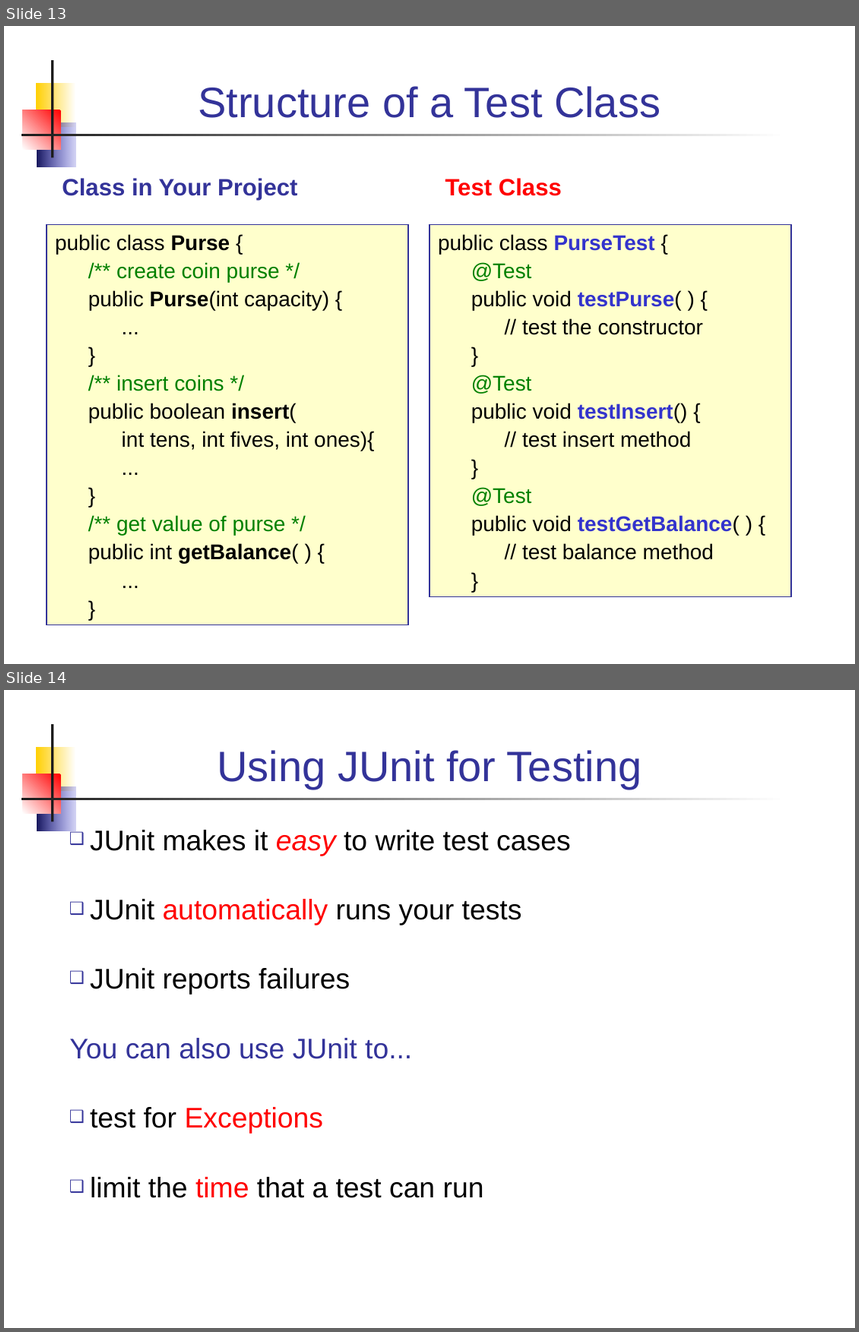
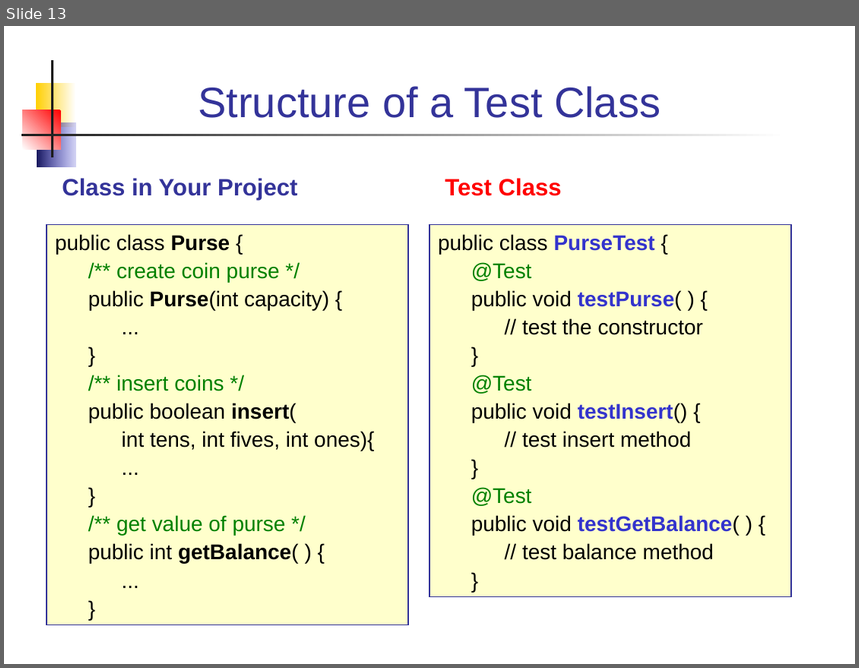
Before and after one commit to skeoop/skeoop.github.io, a slide deck: week10/UnitTesting.ppt. Shown one above the other, each under a label of ours: slides 13 and 14 before the commit, slide 13 after it. The pictures are 859x1332 and 859x668 pixels, drawn with LibreOffice and Linux fonts; fonts in the diff are those of the drawing. Boxes give left, top, right and bottom in pixels: in the first picture for what was removed or moved away, otherwise in the second. Text is boxed around its words. In the diff, an @@ line names an element or a change of style, - is before the commit and + after.

```diff
--- a/week10/UnitTesting.ppt
+++ b/week10/UnitTesting.ppt
@@ slide 14 removed at (x1=4, y1=690, x2=855, y2=1328), background #FFFFFF; not listed: 5 template elements that a slide beside it also shows @@
@@ title removed at (x1=217, y1=750, x2=642, y2=789) @@
-Using JUnit for Testing
@@ text removed at (x1=69, y1=830, x2=571, y2=1198) @@
-❑ JUnit makes it easy to write test cases
-❑ JUnit automatically runs your tests
-❑ JUnit reports failures
-You can also use JUnit to...
-❑ test for Exceptions
-❑ limit the time that a test can run
```
Also in this commit, not shown: 14 slides changed, 4 slides added, 4 other slides removed, 4 other files.
